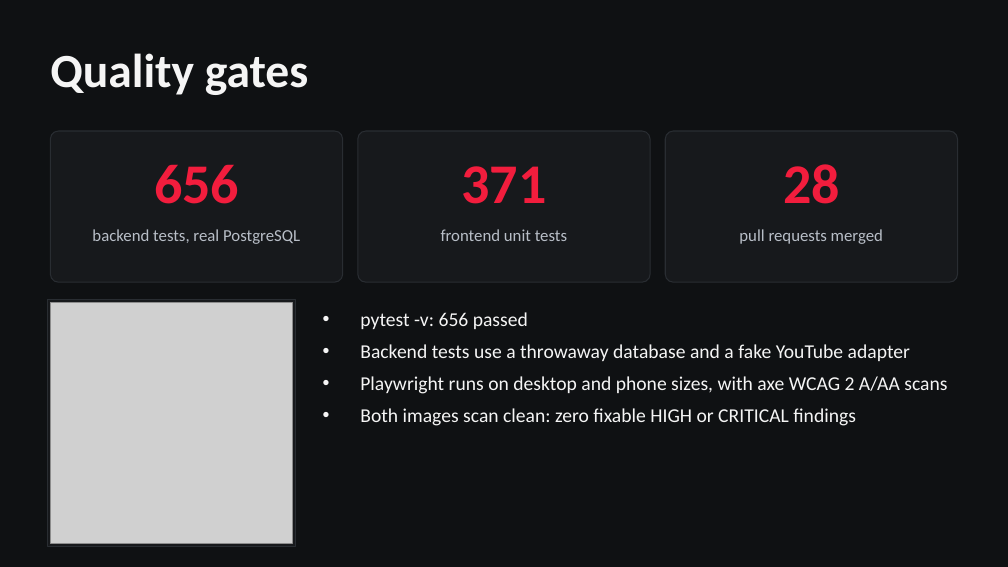
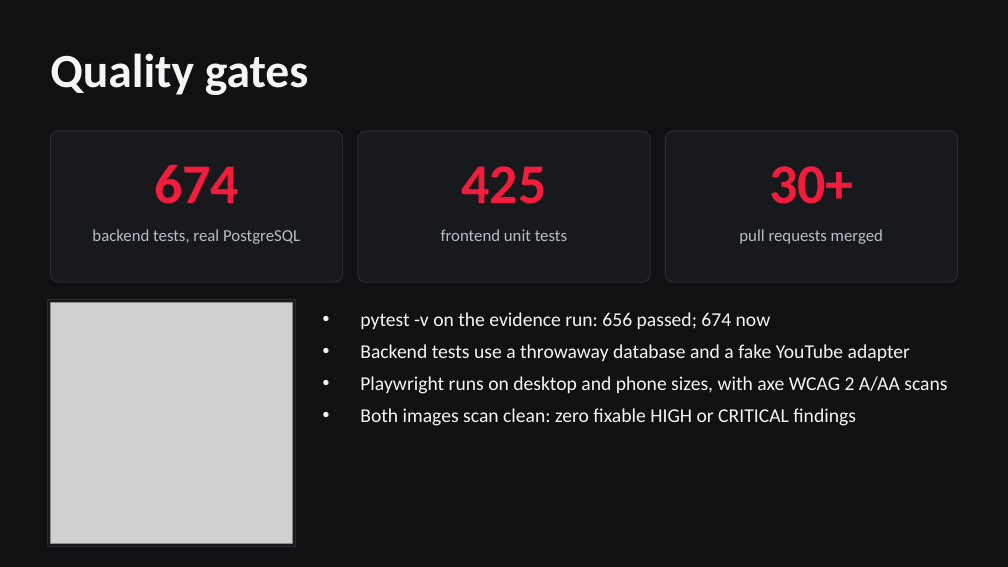
Before and after one commit to Avishkar74/StudAura, a slide deck: slide 13 of StudAura-presentation.pptx. Drawn at 1008x567 pixels with LibreOffice and Linux fonts; fonts in the diff are those of the drawing; grey boxes stand for pictures. Boxes give left, top, right and bottom in pixels: in the first picture for what was removed or moved away, otherwise in the second. Text is boxed around its words. In the diff, an @@ line names an element or a change of style, - is before the commit and + after.

Commit message:
docs: current test counts, live link and landing page in the deck
The deck shows the landing page and the live address, and its closing wording no longer assumes
a demo. Test counts are 674 backend and 425 frontend (the captured pytest run showed 656).

```diff
--- a/StudAura-presentation.pptx
+++ b/StudAura-presentation.pptx
@@ text at bbox=[154, 164, 239, 204]: text changed @@
-656
+674
@@ text at bbox=[461, 166, 546, 204]: text changed @@
-371
+425
@@ text at bbox=[769, 166, 854, 204]: text changed @@
-28
+30+
@@ text at bbox=[360, 312, 771, 329]: text changed @@
-• pytest -v: 656 passed
+• pytest -v on the evidence run: 656 passed; 674 now
```
Also in this commit, not shown: 4 other slides changed, 2 other files.
